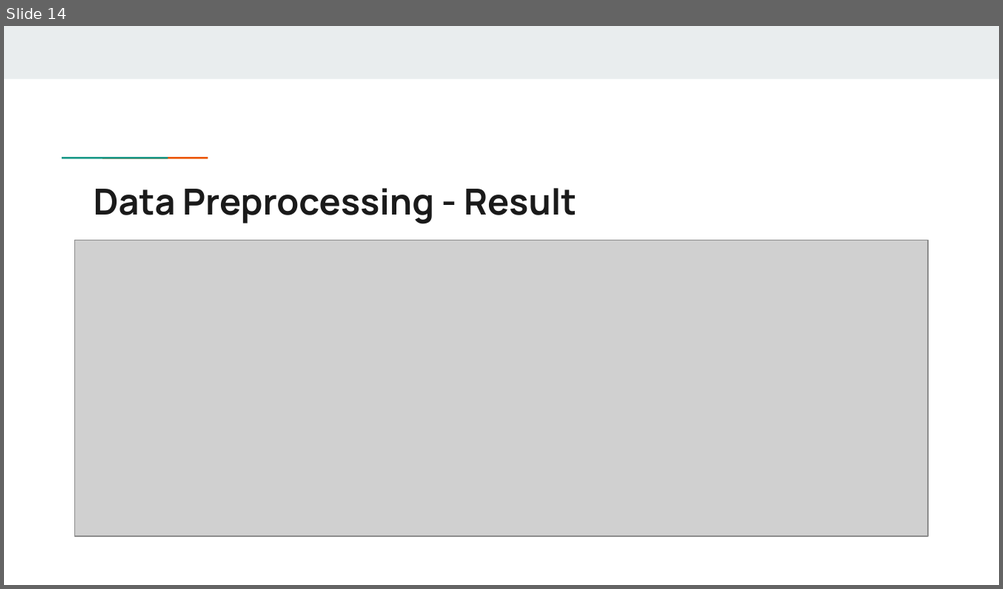
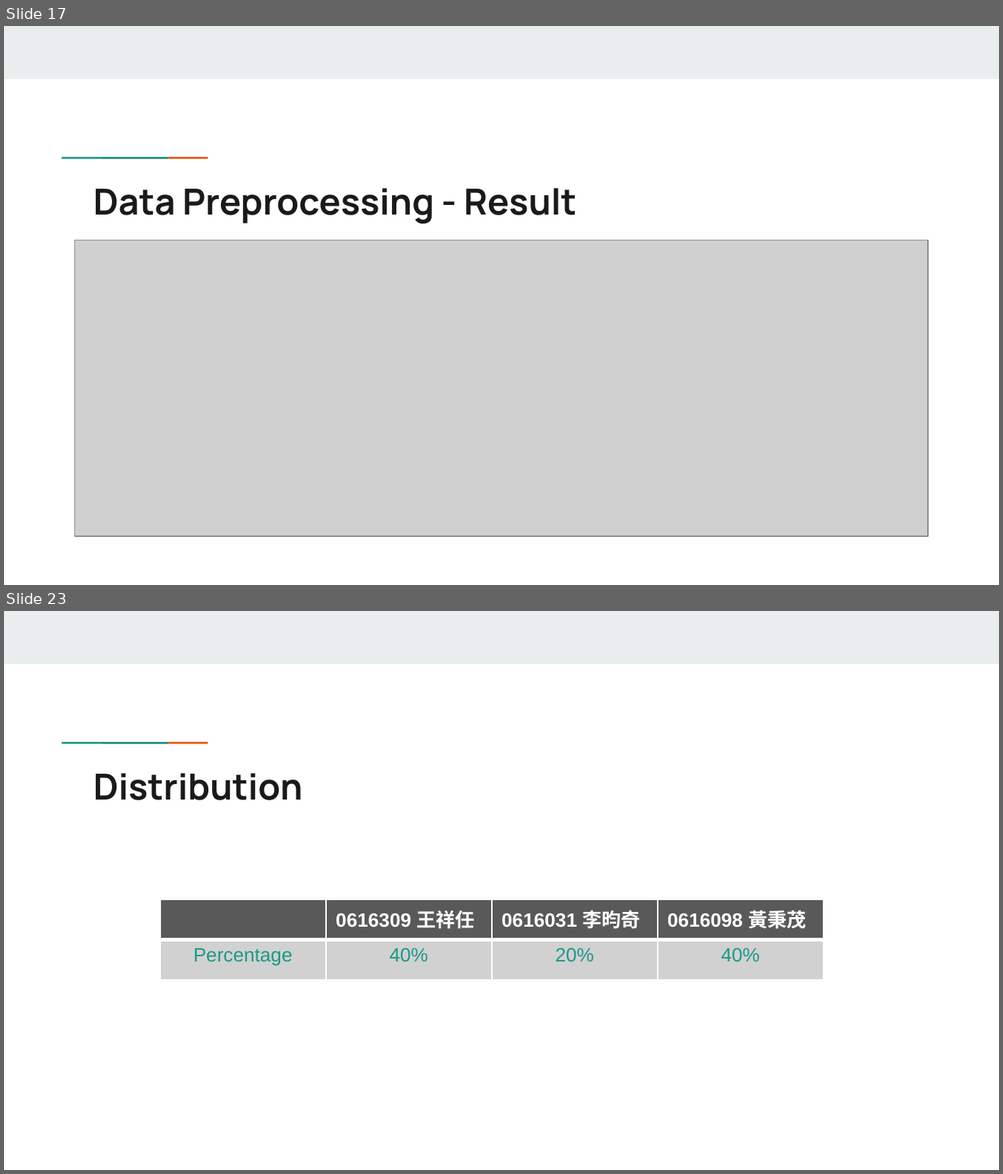
Before and after one commit to allen880117/DrawTablet, a slide deck: Team14.pptx. Shown one above the other, each under a label of ours: slide 14 before the commit, slides 17 and 23 after it; the slides between them are not shown. The pictures are 1003x589 and 1003x1174 pixels, drawn with LibreOffice and Linux fonts; fonts in the diff are those of the drawing; grey boxes stand for pictures. Boxes give left, top, right and bottom in pixels: in the first picture for what was removed or moved away, otherwise in the second. Text is boxed around its words. In the diff, an @@ line names an element or a change of style, - is before the commit and + after.

```diff
--- a/Team14.pptx
+++ b/Team14.pptx
@@ slide 23 added at (x1=4, y1=611, x2=999, y2=1170), background #FFFFFF; not listed: 3 template elements that a slide beside it also shows @@
@@ title added at (x1=94, y1=773, x2=303, y2=800), 26 pt, text #1A1A1A, bold @@
+Distribution
@@ table added at (x1=160, y1=900, x2=825, y2=980), 2 rows, 4 columns @@
+ | 0616309 王祥任 | 0616031 李昀奇 | 0616098 黃秉茂
+Percentage | 40% | 20% | 40%
@@ what was slide 14 is now slide 17 @@
```
Also in this commit, not shown: 12 slides changed, 3 other slides added.
